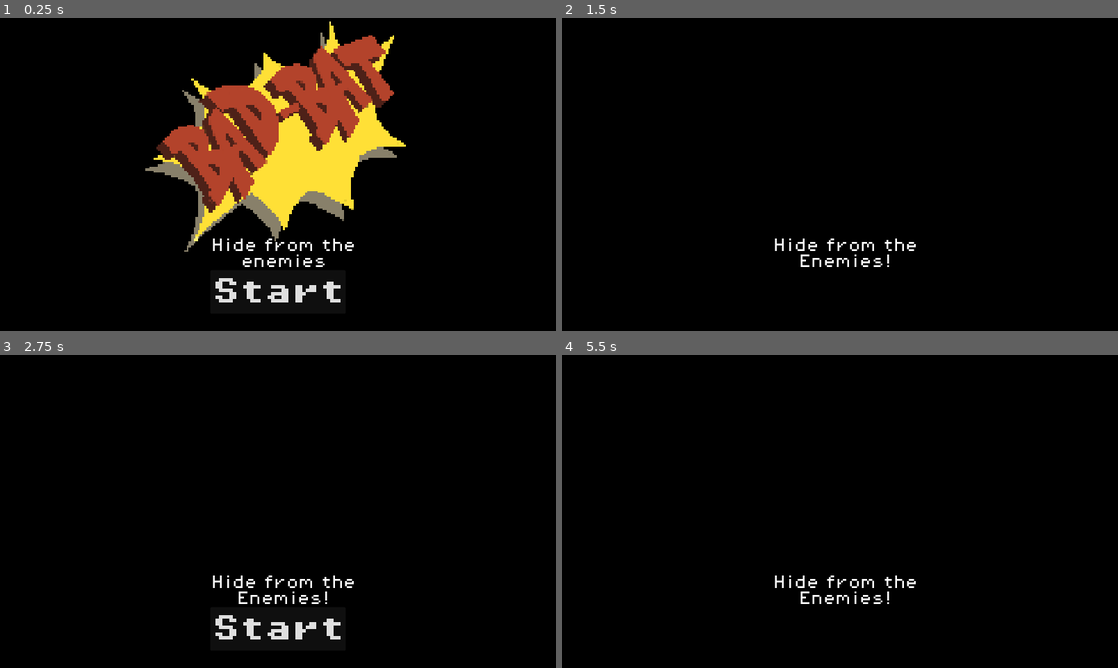
Above: before the commit, frames 1-4 (two rows, left to right).
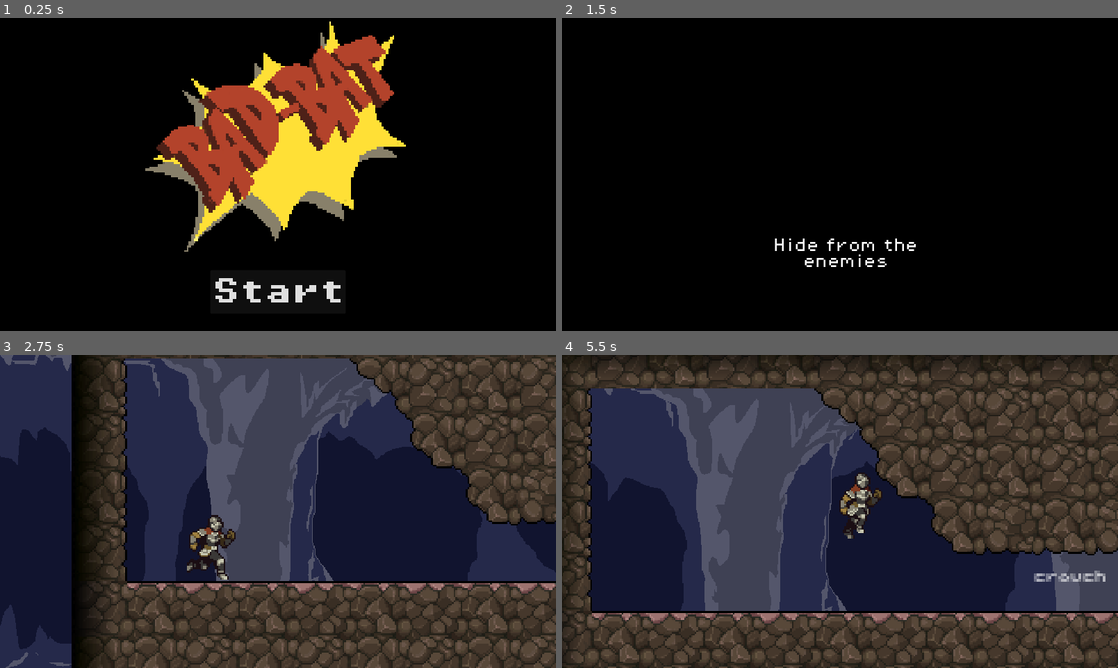
Above: after the commit, the same moments.

Repository: jordanlevy96/Bad-Bat
Game: Godot game, scene res://scenes/title.tscn
Two runs of this game, one before a commit and one after it. Both use one fixed random seed, a clock stepped at 60 frames per second and the inputs below. Before the commit the project starts from res://scenes/main.tscn.
Inputs (mouse positions are in pixels of both pictures, inside the frame that each line leads up to):
- Up to frame 1 (0.25 s): no input
- Up to frame 2 (1.5 s): click "Start" at 0.5 s; tap Enter (start) at 1.25 s; hold D (right) from 1.28 s (still down); hold Enter (start) from 1.28 s (still down)
- Up to frame 3 (2.75 s): keep holding D (right); tap Space (jump) at 1.52, 2.27 s; release Enter (start) at 2.03 s; tap S (crouch) at 2.1 s; tap Enter (start) at 2.3 s
- Up to frame 4 (5.5 s): release D (right) at 2.75 s; click (840, 630) at 2.75 s, where only the run before the commit has a clickable "Start"; hold A (left) 3.53-4.28 s; hold Enter (start) 3.53-4.28 s; hold D (right) from 4.28 s (still down); tap Enter (start) at 4.35 s; tap Space (jump) at 4.52, 5.27 s; hold Enter (start) from 5.03 s (still down); tap S (crouch) at 5.1 s

The runs differ from the first frame. In frame 1, 0.5% of the frame differs, in the area x 38-64%, y 70-80%; in frame 2, 0.3%; in frame 3, 95%; in frame 4, 98%, in the area x 0-100%, y 0-100%.

Commit message:
move title to own scene; fix instruction display

Diff:
--- a/project.godot
+++ b/project.godot
@@ -11,7 +11,7 @@
 [application]
 
 config/name="Bad-Bat"
-run/main_scene="res://scenes/main.tscn"
+run/main_scene="res://scenes/title.tscn"
 config/features=PackedStringArray("4.2", "Mobile")
 config/icon="res://icon.svg"
 
--- a/scenes/hud.tscn
+++ b/scenes/hud.tscn
@@ -16,7 +16,7 @@
 grow_vertical = 2
 color = Color(0, 0, 0, 1)
 
-[node name="Message" type="Label" parent="."]
+[node name="Instructions" type="Label" parent="."]
 anchors_preset = 8
 anchor_left = 0.5
 anchor_top = 0.5
--- a/scenes/main.tscn
+++ b/scenes/main.tscn
@@ -12,7 +12,6 @@
 [ext_resource type="PackedScene" uid="uid://brq2cqxpoewop" path="res://scenes/killzone.tscn" id="5_8mwrn"]
 [ext_resource type="PackedScene" uid="uid://d1mbuvi86dkic" path="res://scenes/snake_02.tscn" id="10_m62hr"]
 [ext_resource type="FontFile" uid="uid://ddaeyn3cstf37" path="res://assets/fonts/PixelOperator8.ttf" id="11_cpkmm"]
-[ext_resource type="PackedScene" uid="uid://cqibittitdhyi" path="res://scenes/hud.tscn" id="12_hhfqc"]
 
 [sub_resource type="TileSetAtlasSource" id="TileSetAtlasSource_75bgx"]
 texture = ExtResource("2_oetlq")
@@ -3429,8 +3428,3 @@
 theme_override_font_sizes/font_size = 8
 text = "hide"
 horizontal_alignment = 1
-
-[node name="HUD" parent="." instance=ExtResource("12_hhfqc")]
-layer = 2
-
-[connection signal="start_game" from="HUD" to="." method="new_game"]
--- /dev/null
+++ b/scenes/title.tscn
@@ -0,0 +1,8 @@
+[gd_scene load_steps=2 format=3 uid="uid://b2bb8r4l47wm4"]
+
+[ext_resource type="PackedScene" uid="uid://cqibittitdhyi" path="res://scenes/hud.tscn" id="1_8qk5t"]
+
+[node name="Title" type="Node2D"]
+
+[node name="HUD" parent="." instance=ExtResource("1_8qk5t")]
+layer = 2
--- a/scripts/HUD.gd
+++ b/scripts/HUD.gd
@@ -1,32 +1,13 @@
 extends CanvasLayer
 
-# Notifies `Main` node that the button has been pressed
-signal start_game
-
-# Called every frame. 'delta' is the elapsed time since the previous frame.
-func _process(_delta):
-	if Input.is_action_pressed("start"):
-		_on_start_button_pressed()
-
-
-func show_message(text):
-	$Message.text = text
-	$Message.show()
-	$MessageTimer.start()
-
-
-	$Message.text = "Hide from the Enemies!"
-	$Message.show()
-	# Make a one-shot timer and wait for it to finish.
-	await get_tree().create_timer(1.0).timeout
-	$StartButton.show()
+func _ready():
+	$Instructions.hide()
 
 func _on_start_button_pressed():
 	$StartButton.hide()
 	$Logo.hide()
-	start_game.emit()
+	$Instructions.show()
+	$MessageTimer.start()
 
 func _on_message_timer_timeout():
-	$ColorRect.hide()
-	$Message.hide()
-	queue_free()
+	get_tree().change_scene_to_file("res://scenes/main.tscn")
Not shown: 1 places in scenes/main.tscn that only renumber resources
